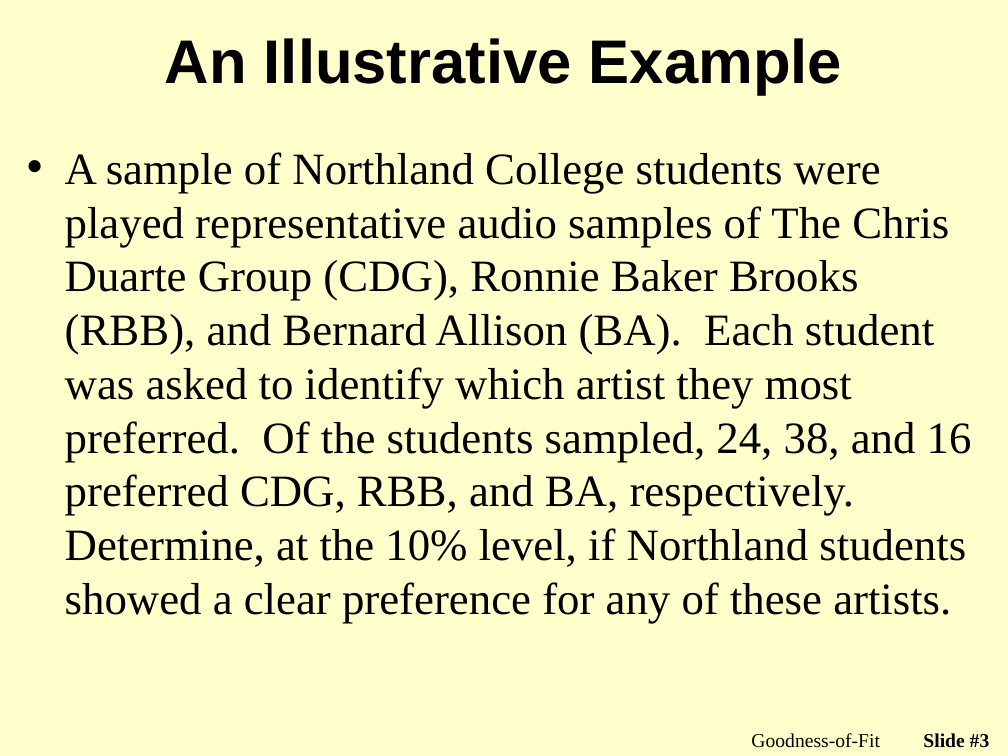
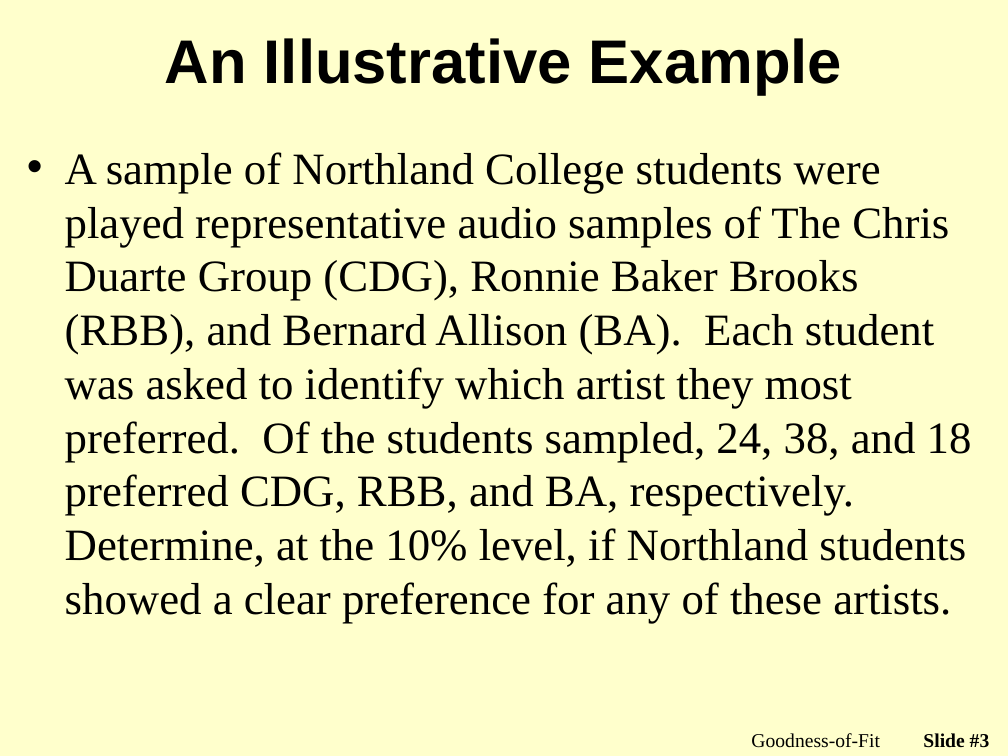
Before and after one commit to droglenc/NCMTH107, a slide deck: slide 3 of modules/Goodness_of_Fit/PPT.pptx. Drawn at 1008x756 pixels with LibreOffice and Linux fonts; fonts in the diff are those of the drawing; background and template pictures are left out. Boxes give left, top, right and bottom in pixels: in the first picture for what was removed or moved away, otherwise in the second. Text is boxed around its words. In the diff, an @@ line names an element or a change of style, - is before the commit and + after.

```diff
--- a/modules/Goodness_of_Fit/PPT.pptx
+++ b/modules/Goodness_of_Fit/PPT.pptx
@@ text at (65,152,972,624): text changed @@
-• A sample of Northland College students were played representative audio samples of The Chris Duarte Group (CDG), Ronnie Baker Brooks (RBB), and Bernard Allison (BA). Each student was asked to identify which artist they most preferred. Of the students sampled, 24, 38, and 16 preferred CDG, RBB, and BA, respectively. Determine, at the 10% level, if Northland students showed a clear preference for any of these artists.
+• A sample of Northland College students were played representative audio samples of The Chris Duarte Group (CDG), Ronnie Baker Brooks (RBB), and Bernard Allison (BA). Each student was asked to identify which artist they most preferred. Of the students sampled, 24, 38, and 18 preferred CDG, RBB, and BA, respectively. Determine, at the 10% level, if Northland students showed a clear preference for any of these artists.
```
Also in this commit, not shown: 4 other slides changed, 2 other files.
